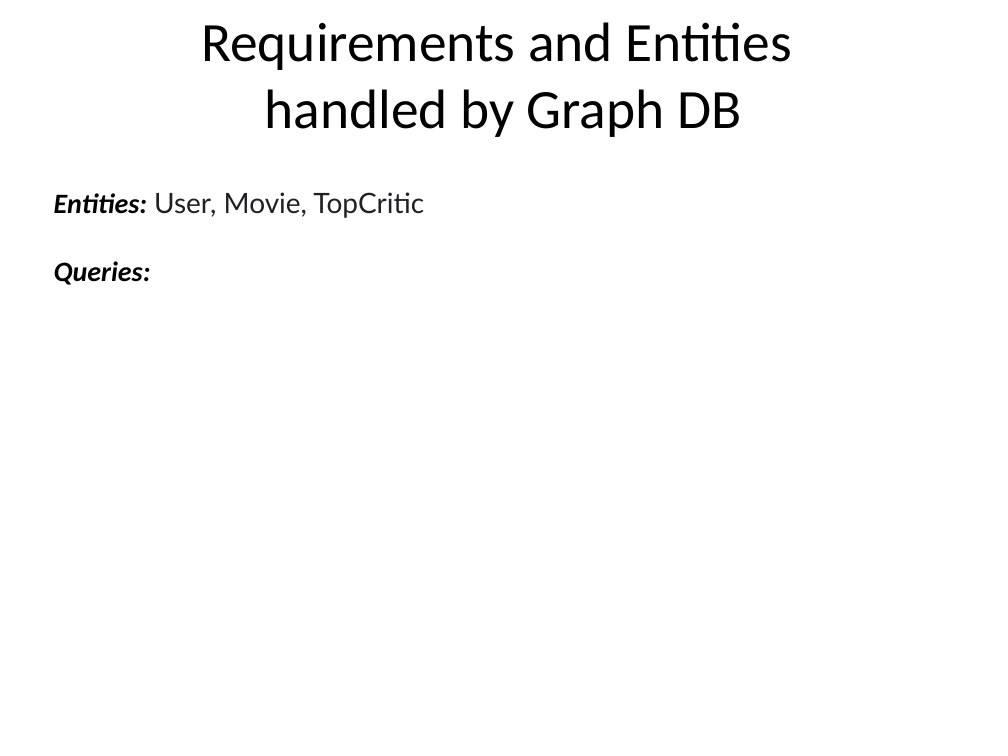
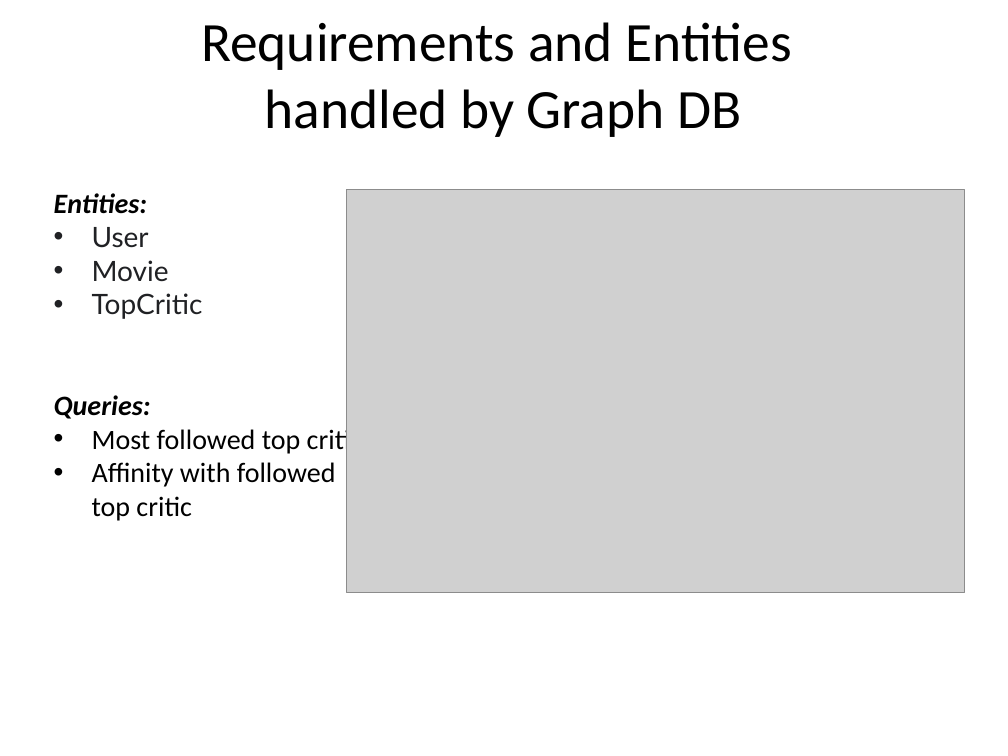
Before and after one commit to glmquint/RottenMovies, a slide deck: slide 7 of Presentazione.pptx. Drawn at 1008x756 pixels with LibreOffice and Linux fonts; fonts in the diff are those of the drawing; grey boxes stand for pictures; background and template pictures are left out. Boxes give left, top, right and bottom in pixels: in the first picture for what was removed or moved away, otherwise in the second. Text is boxed around its words. In the diff, an @@ line names an element or a change of style, - is before the commit and + after.

Commit message:
added diagrams for the document & graph db. Added the queries to the presentation

```diff
--- a/Presentazione.pptx
+++ b/Presentazione.pptx
@@ text at (x1=54, y1=193, x2=203, y2=319): text changed @@
-Entities: User, Movie, TopCritic
+Entities:
+• User
+• Movie
+• TopCritic
@@ picture added at (x1=347, y1=190, x2=965, y2=593) @@
@@ text at (x1=92, y1=426, x2=362, y2=521): paragraphs added @@
+• Most followed top critic
+• Affinity with followed top critic
```
Also in this commit, not shown: 2 other slides changed, 6 other files.
